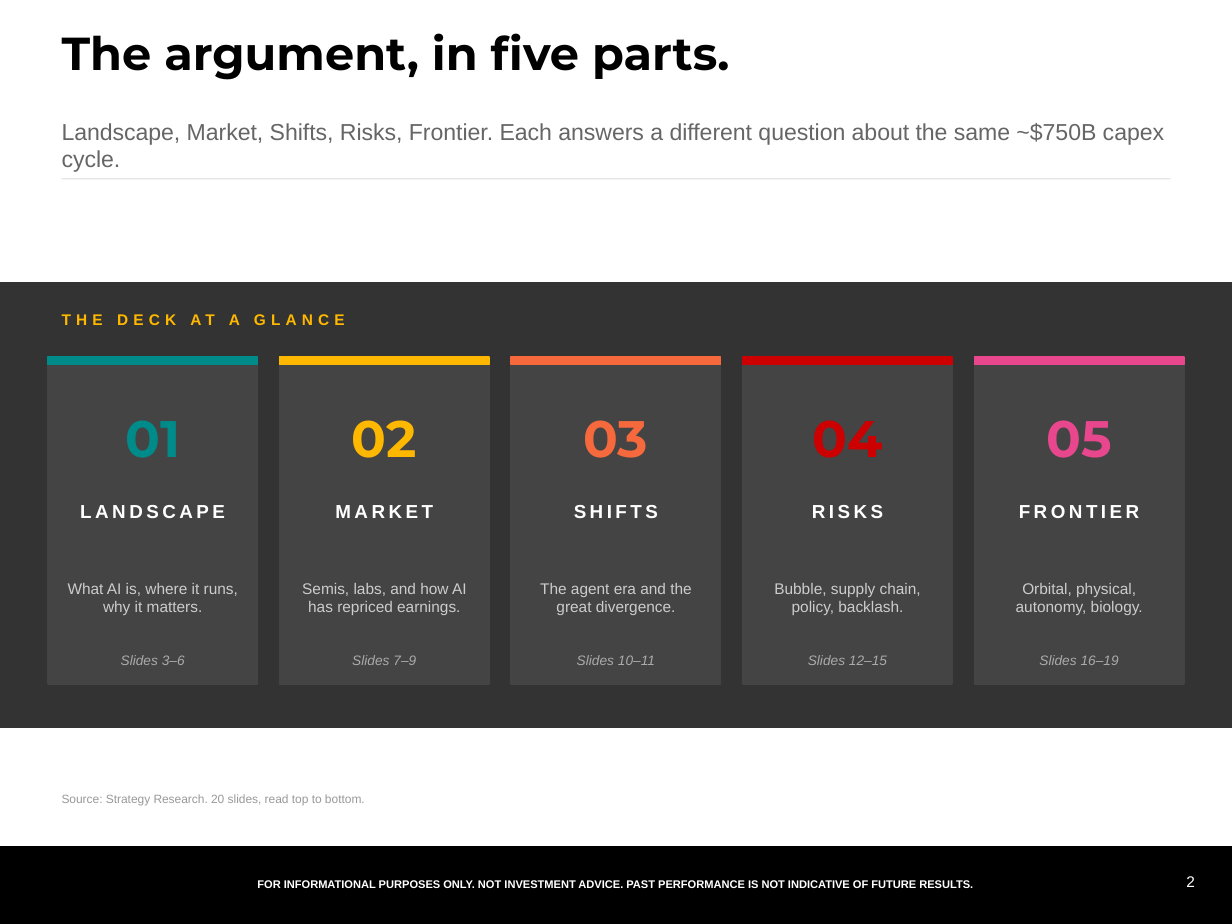
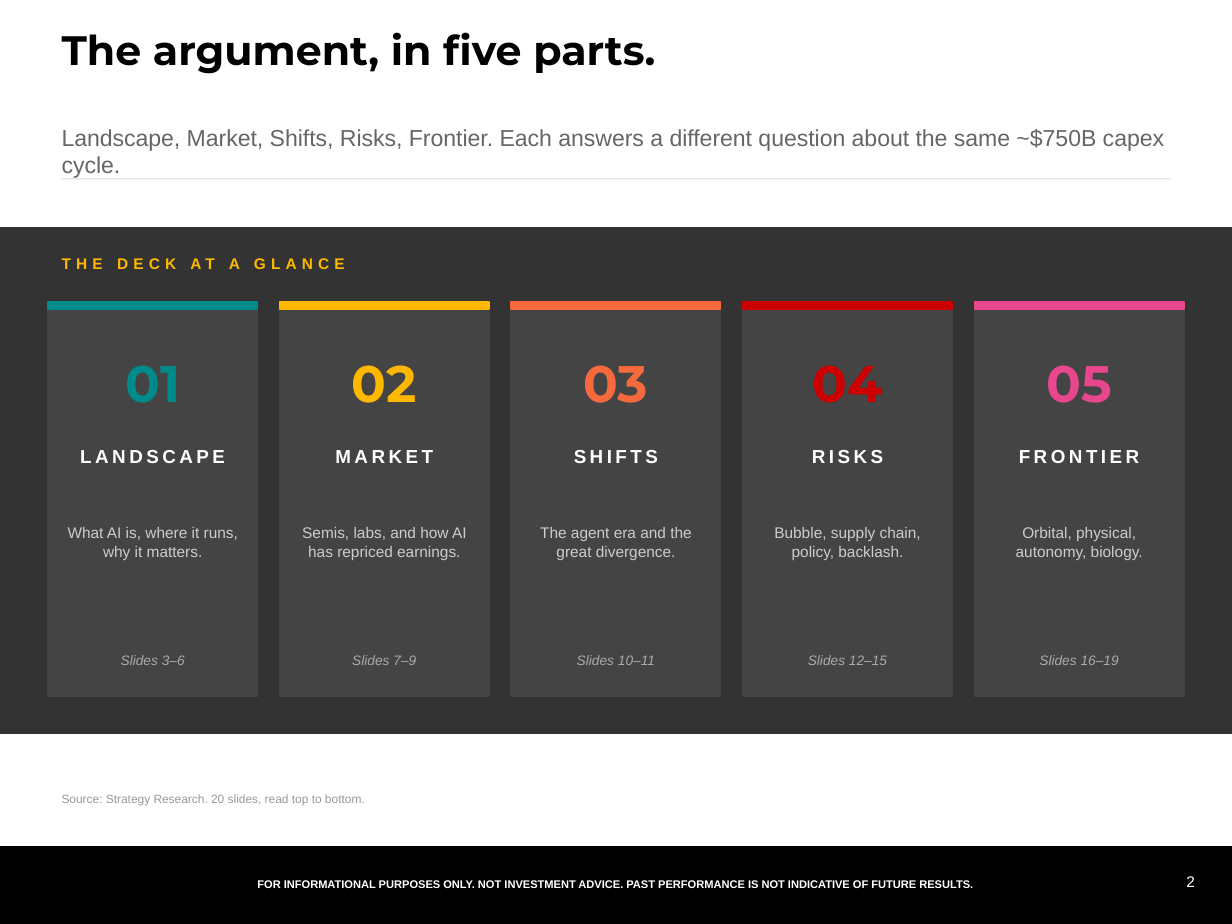
Before and after one commit to samuelcmcclellan-cell/ai-markets-deck, a slide deck: slide 2 of ai-markets-deck.pptx. Drawn at 1232x924 pixels with LibreOffice and Linux fonts; fonts in the diff are those of the drawing. Boxes give left, top, right and bottom in pixels: in the first picture for what was removed or moved away, otherwise in the second. Text is boxed around its words. In the diff, an @@ line names an element or a change of style, - is before the commit and + after.

```diff
--- a/ai-markets-deck.pptx
+++ b/ai-markets-deck.pptx
@@ text "The argument, in five parts." at (62, 32, 655, 74): size 27 to 24 pt @@
@@ text "Landscape, Market, Shifts, Risks, Frontier. ...": place and size @@
-text "Landscape, Market, Shifts, Risks, Frontier. ..." at (62, 123, 1164, 172)
+text "Landscape, Market, Shifts, Risks, Frontier. ..." at (62, 129, 1164, 178)
@@ rectangle: place and size @@
-rectangle at (0, 283, 1232, 727)
+rectangle at (0, 228, 1232, 733)
@@ rectangle: place and size @@
-rectangle at (48, 357, 257, 684)
+rectangle at (48, 302, 257, 696)
@@ rectangle: place and size @@
-rectangle at (280, 357, 489, 684)
+rectangle at (280, 302, 489, 696)
@@ rectangle: place and size @@
-rectangle at (511, 357, 721, 684)
+rectangle at (511, 302, 721, 696)
@@ 15 texts, 5 rectangles: place and size @@
-15 texts, 5 rectangles at (48, 314, 1184, 615)
+15 texts, 5 rectangles at (48, 258, 1184, 560)
@@ rectangle: place and size @@
-rectangle at (743, 357, 952, 684)
+rectangle at (743, 302, 952, 696)
@@ rectangle: place and size @@
-rectangle at (975, 357, 1184, 684)
+rectangle at (975, 302, 1184, 696)
```
Also in this commit, not shown: 19 other slides changed, 22 other files.
